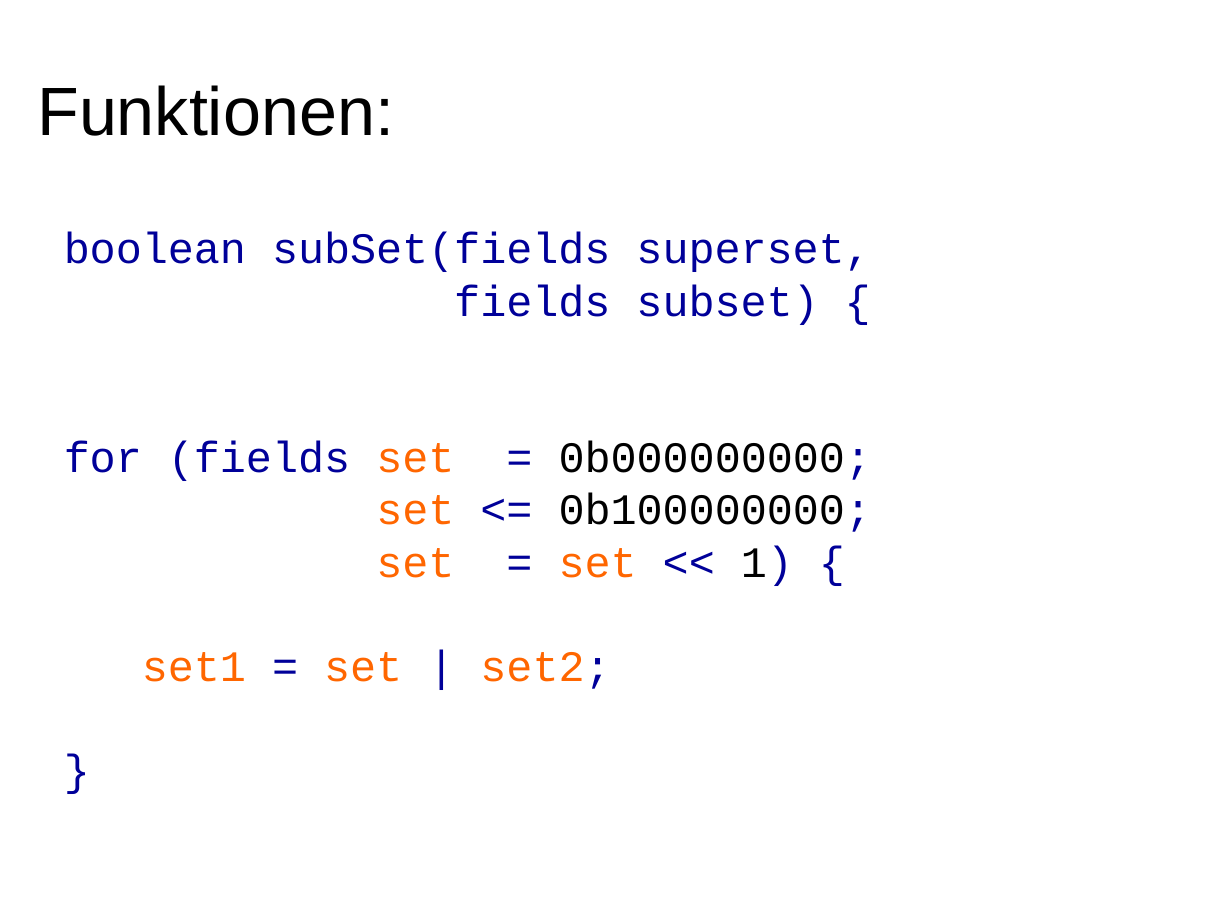
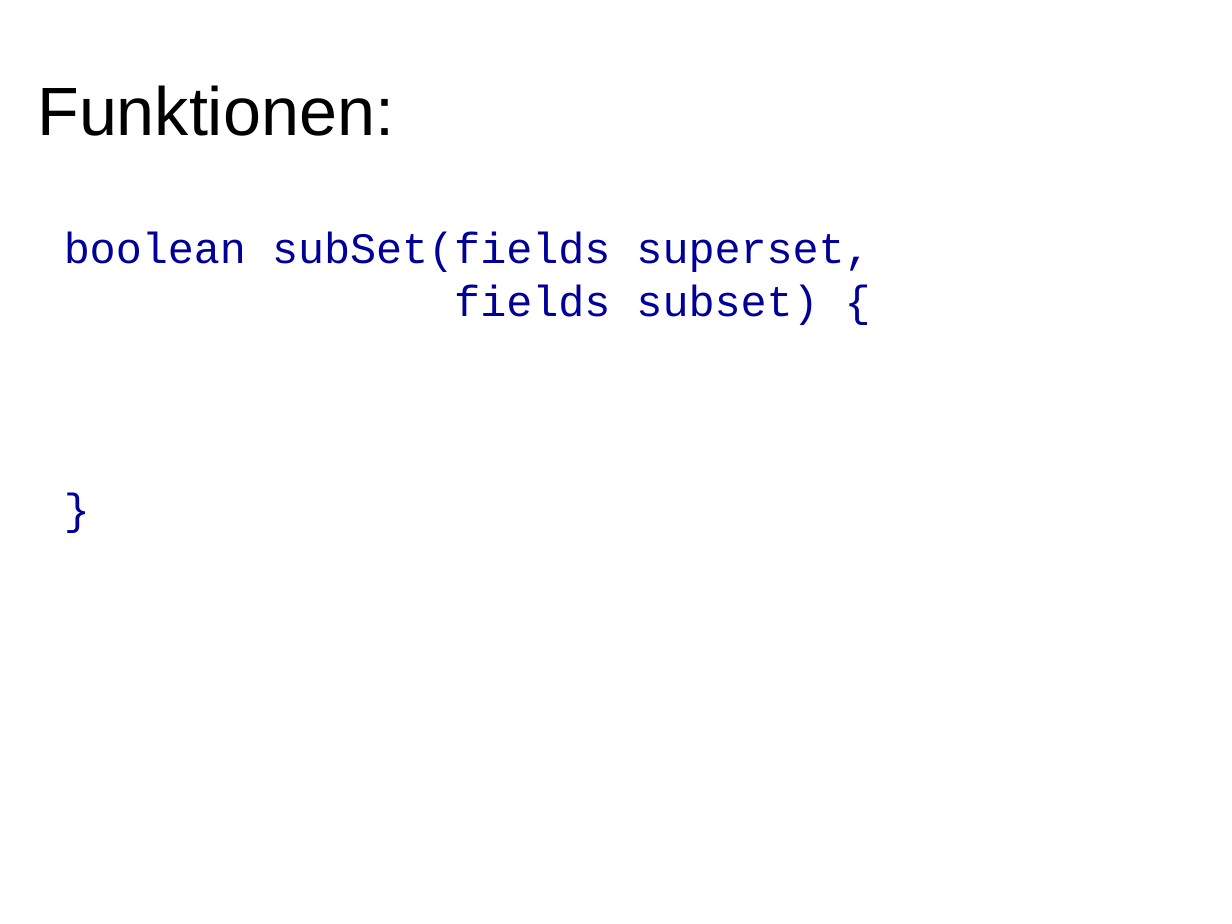
Before and after one commit to hotwolf/TicTacToe, a slide deck: slide 11 of Workshop/Software.odp. Drawn at 1232x924 pixels with LibreOffice and Linux fonts; fonts in the diff are those of the drawing. Boxes give left, top, right and bottom in pixels: in the first picture for what was removed or moved away, otherwise in the second. Text is boxed around its words. In the diff, an @@ line names an element or a change of style, - is before the commit and + after.

Commit message:
updated slides

```diff
--- a/Workshop/Software.odp
+++ b/Workshop/Software.odp
@@ text at <box>64,441,872,689</box>: paragraphs removed @@
-for (fields set = 0b000000000;
-set <= 0b100000000;
-set = set << 1) {
-set1 = set | set2;
```
